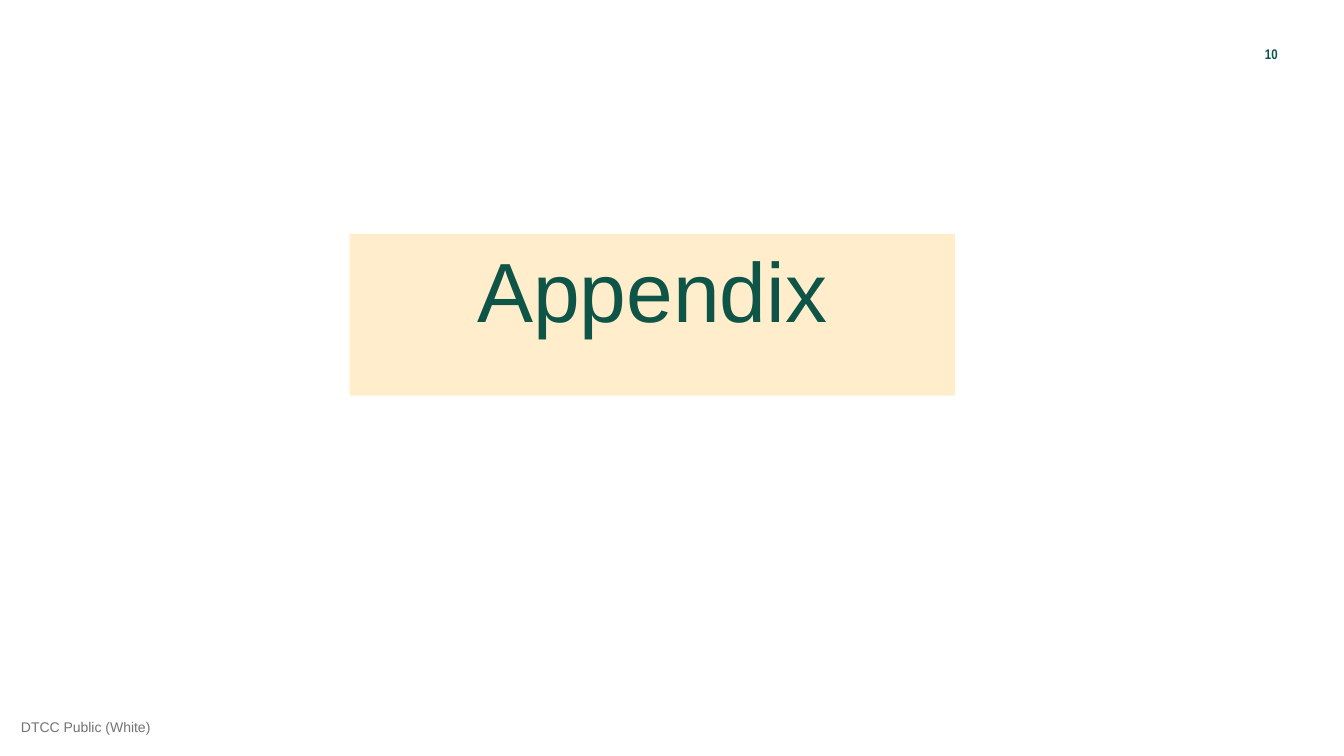
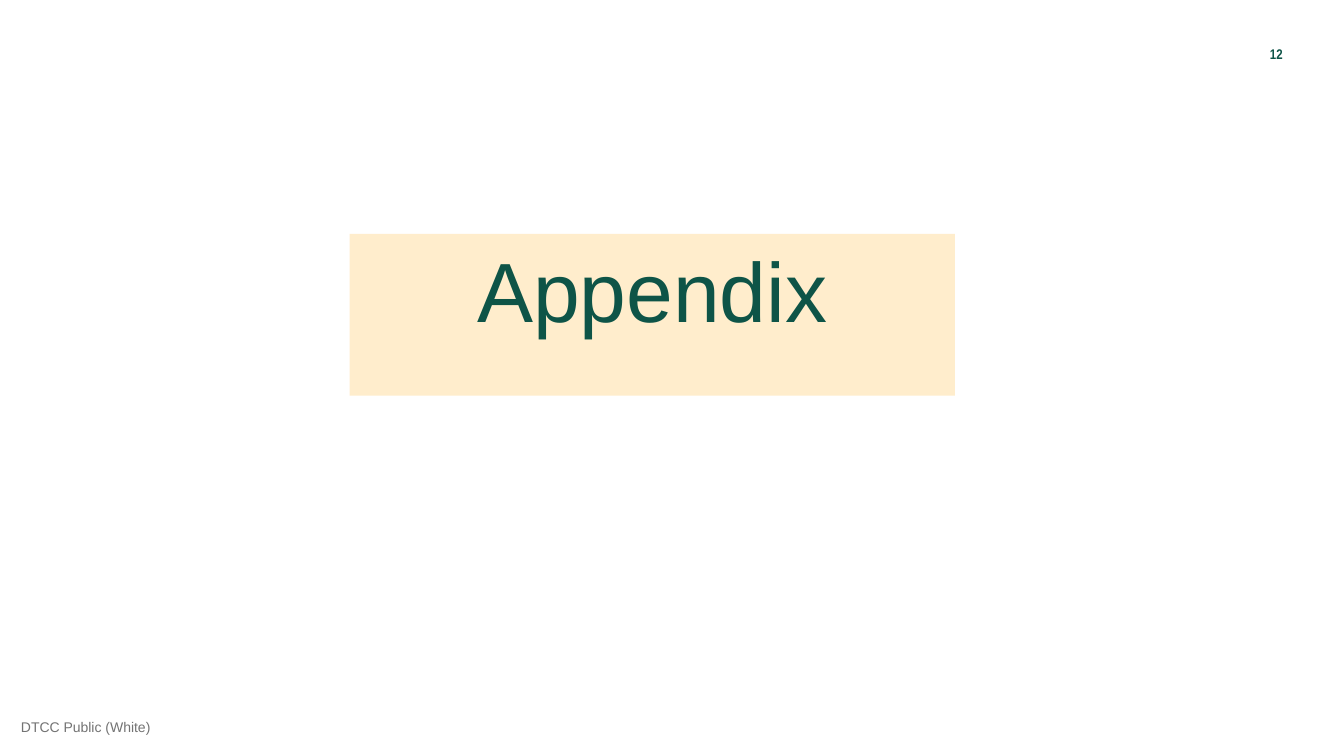
Before and after one commit to finos-labs/dtcch-2025-broadridge-aws, a slide deck: slide 12 of deck/BR-AWS_DTCC AI Hackathon.pptx (slide 10 before the commit). Drawn at 1344x756 pixels with LibreOffice and Linux fonts; fonts in the diff are those of the drawing. Boxes give left, top, right and bottom in pixels: in the first picture for what was removed or moved away, otherwise in the second. Text is boxed around its words. In the diff, an @@ line names an element or a change of style, - is before the commit and + after.

```diff
--- a/deck/BR-AWS_DTCC AI Hackathon.pptx
+++ b/deck/BR-AWS_DTCC AI Hackathon.pptx
@@ page number removed at [1265, 49, 1278, 59] @@
-  10
@@ page number added at [1270, 49, 1283, 59], 10 pt, text #0E5447, bold @@
+  12
```
Also in this commit, not shown: 9 other slides changed, 2 slides added.
